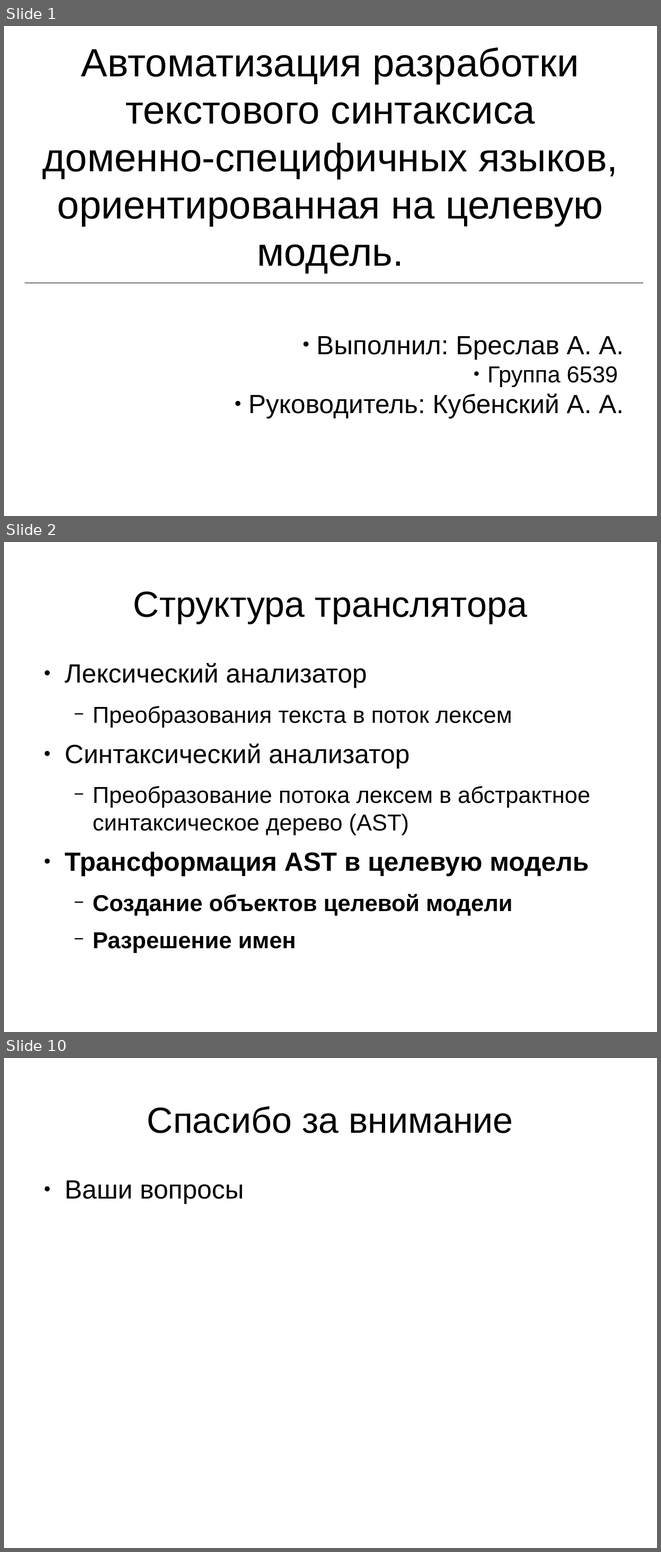
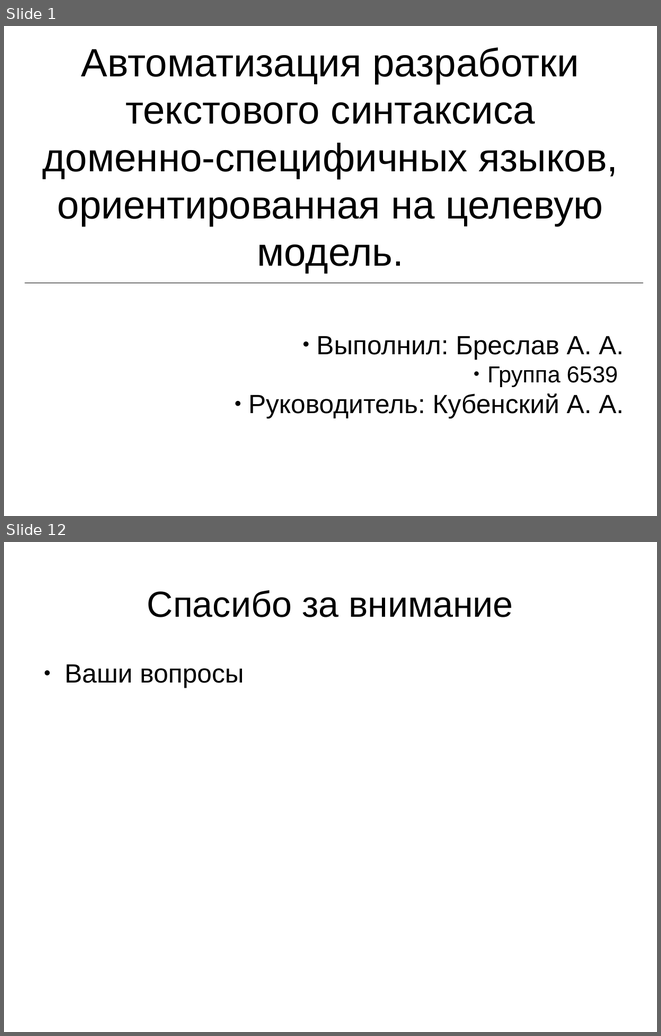
Before and after one commit to abreslav-from-google-code/abreslav, a slide deck: astrans/thesis.rus/Презентация.odp. Shown one above the other, each under a label of ours: slides 1, 2 and 10 before the commit, slides 1 and 12 after it; the slides between them are not shown. The pictures are 661x1552 and 661x1036 pixels, drawn with LibreOffice and Linux fonts; fonts in the diff are those of the drawing. Boxes give left, top, right and bottom in pixels: in the first picture for what was removed or moved away, otherwise in the second. Text is boxed around its words. In the diff, an @@ line names an element or a change of style, - is before the commit and + after.

```diff
--- a/astrans/thesis.rus/Презентация.odp
+++ b/astrans/thesis.rus/Презентация.odp
@@ slide 2 removed at (x1=4, y1=542, x2=657, y2=1032), background #FFFFFF @@
@@ title removed at (x1=133, y1=591, x2=527, y2=623) @@
-Структура транслятора
@@ text removed at (x1=64, y1=663, x2=590, y2=953) @@
-● Лексический анализатор
-  − Преобразования текста в поток лексем
-● Синтаксический анализатор
-  − Преобразование потока лексем в абстрактное синтаксическое дерево (AST)
-● Трансформация AST в целевую модель
-  − Создание объектов целевой модели
-  − Разрешение имен
@@ what was slide 10 is now slide 12 @@
```
Also in this commit, not shown: 3 slides changed, 7 slides added, 4 other slides removed.
